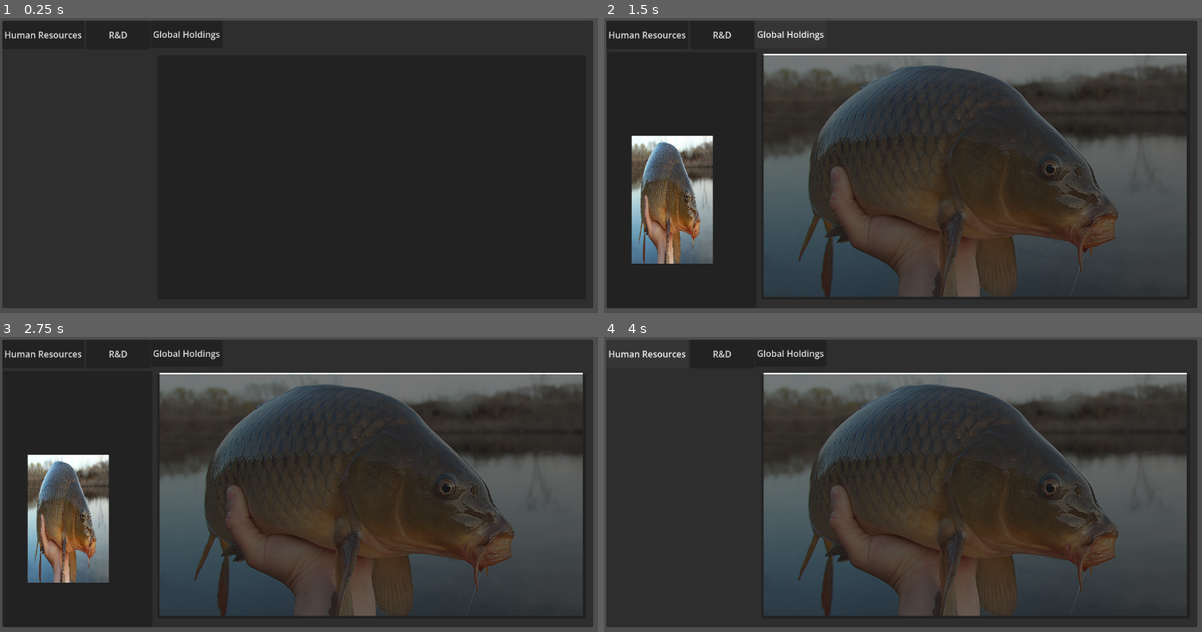
Above: before the commit, frames 1-4 (two rows, left to right).
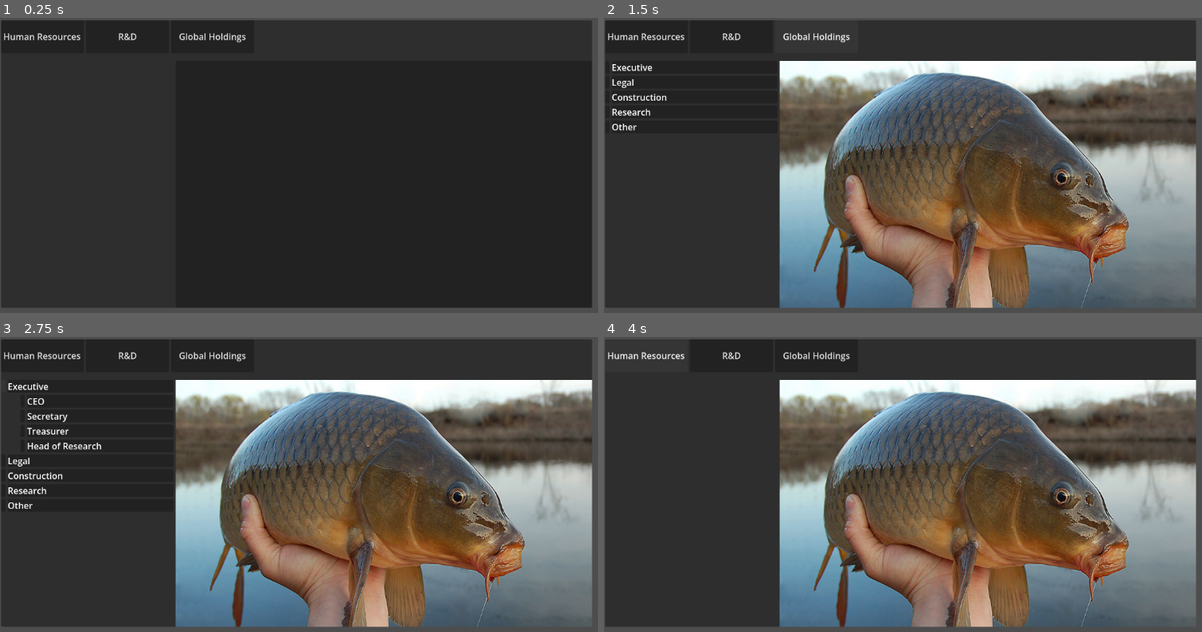
Above: after the commit, the same moments.

Repository: HuskyGameDev/2026f-team1
Game: Godot game, scene res://Assets/Scenes/canvas_layer.tscn
The game is run twice, just before and just after one commit, with the same random seed, the same clock (stepped at 60 frames per second) and the same inputs. Before the commit the project starts from res://canvas_layer.tscn.
Inputs (mouse positions are in pixels of both pictures, inside the frame that each line leads up to):
- Up to frame 1 (0.25 s): no input
- Up to frame 2 (1.5 s): click "Human Resources" at 0.5 s; click "Global Holdings" at 1.25 s
- Up to frame 3 (2.75 s): click (5, 387) at 2.02 s
- Up to frame 4 (4 s): click "R&D" at 2.75 s; click "Human Resources" at 3.5 s

The runs differ from the first frame. In frame 1, 0.9% of the frame differs, in the area x 0-100%, y 0-99%; in frame 2, 63%; in frame 3, 64%; in frame 4, 57%.

Commit message:
Added HR Menu and organized main codebase

Diff:
--- /dev/null
+++ b/the-wealth-of-nations/Assets/Scenes/canvas_layer.tscn
@@ -0,0 +1,64 @@
+[gd_scene format=3 uid="uid://d1im62adni5bv"]
+
+[ext_resource type="Script" uid="uid://blbgxenhwoewv" path="res://Assets/Scripts/UI/Main/hr.gd" id="1_38sx5"]
+[ext_resource type="Script" uid="uid://dbcmajl54ikjs" path="res://Assets/Scripts/UI/Main/map_button.gd" id="2_38sx5"]
+[ext_resource type="Texture2D" uid="uid://cvlc5f43f2bmv" path="res://Assets/Textures/LongIsland-Carp.jpg" id="3_38sx5"]
+[ext_resource type="PackedScene" uid="uid://d0u1616mnjhp7" path="res://Assets/Scenes/hr_menu.tscn" id="4_32q2e"]
+
+[node name="Main" type="CanvasLayer" unique_id=1113739007]
+
+[node name="Default Screen" type="Panel" parent="." unique_id=256505021]
+offset_left = 2.0
+offset_top = 4.0
+offset_right = 1072.0
+offset_bottom = 526.0
+
+[node name="Menu Tabs" type="HBoxContainer" parent="Default Screen" unique_id=1714804118]
+custom_minimum_size = Vector2(0, 60)
+layout_mode = 1
+offset_right = 329.0
+offset_bottom = 31.0
+
+[node name="HR" type="Button" parent="Default Screen/Menu Tabs" unique_id=1491577358 node_paths=PackedStringArray("hr_menu")]
+custom_minimum_size = Vector2(150, 0)
+layout_mode = 2
+text = "Human Resources"
+script = ExtResource("1_38sx5")
+hr_menu = NodePath("../../HR Menu")
+
+[node name="R&D" type="Button" parent="Default Screen/Menu Tabs" unique_id=1644264605]
+custom_minimum_size = Vector2(150, 0)
+layout_mode = 2
+text = "R&D"
+
+[node name="Map" type="Button" parent="Default Screen/Menu Tabs" unique_id=806792098]
+custom_minimum_size = Vector2(150, 0)
+layout_mode = 2
+text = "Global Holdings"
+script = ExtResource("2_38sx5")
+
+[node name="HR Menu" parent="Default Screen" unique_id=923998283 instance=ExtResource("4_32q2e")]
+layout_mode = 1
+anchors_preset = -1
+anchor_top = 0.142
+anchor_right = 0.29200003
+offset_top = -0.12400055
+offset_right = -0.44003296
+
+[node name="Income View" type="PanelContainer" parent="Default Screen" unique_id=543486703]
+layout_mode = 1
+anchors_preset = -1
+anchor_left = 0.29500002
+anchor_top = 0.142
+anchor_right = 1.0
+anchor_bottom = 1.0
+offset_left = 0.3499756
+offset_top = -0.12400055
+grow_horizontal = 2
+grow_vertical = 2
+
+[node name="LongIslandCarp" type="TextureRect" parent="Default Screen/Income View" unique_id=1628578132]
+unique_name_in_owner = true
+visible = false
+layout_mode = 2
+texture = ExtResource("3_38sx5")
--- /dev/null
+++ b/the-wealth-of-nations/Assets/Scenes/employee_display.tscn
@@ -0,0 +1,12 @@
+[gd_scene format=3 uid="uid://cl5v332s52e8s"]
+
+[ext_resource type="Script" uid="uid://bjfuip4er7ugw" path="res://Assets/Scenes/employee_display.gd" id="1_3b13m"]
+
+[node name="Employee Display" type="PanelContainer" unique_id=384054396 node_paths=PackedStringArray("name_display")]
+offset_right = 1.0
+offset_bottom = 23.0
+script = ExtResource("1_3b13m")
+name_display = NodePath("Name")
+
+[node name="Name" type="Label" parent="." unique_id=764226686]
+layout_mode = 2
--- /dev/null
+++ b/the-wealth-of-nations/Assets/Scenes/hr_menu.tscn
@@ -0,0 +1,25 @@
+[gd_scene format=3 uid="uid://d0u1616mnjhp7"]
+
+[ext_resource type="Script" uid="uid://c638g4ukwer23" path="res://Assets/Scripts/UI/HR/hr_menu.gd" id="1_l8gld"]
+[ext_resource type="PackedScene" uid="uid://bqseskxvo72y1" path="res://Assets/Scenes/tree_node.tscn" id="2_5cnm4"]
+[ext_resource type="PackedScene" uid="uid://cl5v332s52e8s" path="res://Assets/Scenes/employee_display.tscn" id="3_f6ddm"]
+
+[node name="HR Menu" type="Control" unique_id=923998283 node_paths=PackedStringArray("employee_tree")]
+layout_mode = 3
+anchors_preset = 15
+anchor_right = 1.0
+anchor_bottom = 1.0
+grow_horizontal = 2
+grow_vertical = 2
+script = ExtResource("1_l8gld")
+tree_node_scene = ExtResource("2_5cnm4")
+employee_display_scene = ExtResource("3_f6ddm")
+employee_tree = NodePath("Employee Tree")
+
+[node name="Employee Tree" type="VBoxContainer" parent="." unique_id=229512017]
+layout_mode = 1
+anchors_preset = 15
+anchor_right = 1.0
+anchor_bottom = 1.0
+grow_horizontal = 2
+grow_vertical = 2
--- /dev/null
+++ b/the-wealth-of-nations/Assets/Scenes/tree_node.tscn
@@ -0,0 +1,39 @@
+[gd_scene format=3 uid="uid://bqseskxvo72y1"]
+
+[ext_resource type="Script" uid="uid://dlnpbn2p26cg8" path="res://Assets/Scripts/tree_node.gd" id="1_jdicq"]
+
+[sub_resource type="StyleBoxEmpty" id="StyleBoxEmpty_3j3dn"]
+content_margin_left = 35.0
+
+[node name="Tree Node" type="VBoxContainer" unique_id=2069796481 node_paths=PackedStringArray("display", "expand_button", "label_display", "children_padding", "children_container")]
+offset_right = 269.0
+offset_bottom = 27.0
+script = ExtResource("1_jdicq")
+display = NodePath("Display")
+expand_button = NodePath("Display/Expand")
+label_display = NodePath("Display/Label Box/Label")
+children_padding = NodePath("Children Container")
+children_container = NodePath("Children Container/Children")
+
+[node name="Display" type="HBoxContainer" parent="." unique_id=835183942]
+layout_mode = 2
+
+[node name="Expand" type="Button" parent="Display" unique_id=345665623]
+layout_mode = 2
+
+[node name="Label Box" type="PanelContainer" parent="Display" unique_id=163701737]
+layout_mode = 2
+size_flags_horizontal = 3
+
+[node name="Label" type="Label" parent="Display/Label Box" unique_id=217694940]
+layout_mode = 2
+text = "lfsdkgjsdl;fjkgsdf;ljkgsdf;lkgjsd;flg"
+
+[node name="Children Container" type="PanelContainer" parent="." unique_id=509416890]
+visible = false
+layout_mode = 2
+size_flags_vertical = 3
+theme_override_styles/panel = SubResource("StyleBoxEmpty_3j3dn")
+
+[node name="Children" type="VBoxContainer" parent="Children Container" unique_id=414978070]
+layout_mode = 2
--- /dev/null
+++ b/the-wealth-of-nations/Assets/Scripts/Core/enums.gd
@@ -0,0 +1,111 @@
+class_name Enums
+
+const job_category_count : int = 5
+
+enum Job {
+	# Values with an underscore mark the beginning of a category
+	_EXECUTIVE,
+	CEO,
+	Secretary,
+	Treasurer,
+	Head_of_Research,
+
+	_LEGAL,
+	Copyright_Attorney,
+	Attorney,
+	Paralegal,
+	Legal_Intern,
+
+	_CONSTRUCTION,
+	Foreman,
+	Construction_Worker,
+	Machinist,
+
+	_RESEARCH,
+	Product_Designer,
+	Chemical_Researcher,
+	Electrical_Researcher,
+	Mechanical_Researcher,
+	Research_Intern,
+
+	_OTHER,
+	PR_Manager
+}
+
+# Also see job_get_category_id
+# If you get a weird category or an error for a job you implemented it may because you forgot to implement its ID and name here
+static func job_get_category_name(job : Job) -> String:
+	return job_get_category_name_from_category_id(job_get_category_id(job))
+
+static func job_get_category_name_from_category_id(id : int) -> String:
+	match id:
+		0:
+			return "Executive"
+		1:
+			return "Legal"
+		2:
+			return "Construction"
+		3:
+			return "Research"
+		4:
+			return "Other"
+		_:
+			push_error("Name not implemented for category ID " + str(id) + "! Returning empty string...")
+			return ""
+
+static func job_get_category_id(job : Job) -> int:
+	match job:
+		# These should be in reverse order of value
+		var v when v >= Job._OTHER:
+			return 4
+		var v when v >= Job._RESEARCH:
+			return 3
+		var v when v >= Job._CONSTRUCTION:
+			return 2
+		var v when v >= Job._LEGAL:
+			return 1
+		var v when v >= Job._EXECUTIVE:
+			return 0
+		_:
+			push_error("Category not implemented for job ID " + str(job) + "! Returning -1...")
+			return -1
+
+static func job_get_name(job : Job) -> String:
+	match job:
+		Job.CEO:
+			return "CEO"
+		Job.Secretary:
+			return "Secretary"
+		Job.Treasurer:
+			return "Treasurer"
+		Job.Head_of_Research:
+			return "Head of Research"
+		Job.Copyright_Attorney:
+			return "Copyright Attorney"
+		Job.Attorney:
+			return "Attorney"
+		Job.Paralegal:
+			return "Paralegal"
+		Job.Legal_Intern:
+			return "Legal Intern"
+		Job.Foreman:
+			return "Foreman"
+		Job.Construction_Worker:
+			return "Construction Worker"
+		Job.Machinist:
+			return "Machinist"
+		Job.Product_Designer:
+			return "Product Designer"
+		Job.Chemical_Researcher:
+			return "Chemical Researcher"
+		Job.Electrical_Researcher:
+			return "Electrical Researcher"
+		Job.Mechanical_Researcher:
+			return "Mechanical Researcher"
+		Job.Research_Intern:
+			return "Research Intern"
+		Job.PR_Manager:
+			return "PR Manager"
+		_:
+			push_error("Name not implemented for job ID " + str(job) + "! Returning empty string...")
+			return ""
--- /dev/null
+++ b/the-wealth-of-nations/Assets/Scripts/Core/globals.gd
@@ -0,0 +1,52 @@
+extends Node
+
+signal employee_modified(emp : Employee) ## Emits when any added employee is modified, does not emit when order is changed or employee is added or removed. Binds the modified employee
+signal employee_added(emp : Employee) ## Emits when an employee is added. Binds the added employee
+signal employee_removed(emp : Employee) ## Emits when an employee is removed. Binds the added employee. Note that this occurs AFTER the removal so the index will be listed as -1
+signal before_employee_removed(emp : Employee) ## Like employee_removed, but is called before the removal instead of after. Useful if you want the index
+
+var employees : Array[Employee] ## This array should not be modified directly due to employee indexes needing to be updated! Please use the setters instead. (You can read it tho)
+
+func _on_employee_modified(emp : Employee):
+	employee_modified.emit(emp)
+
+func append_employee(emp : Employee) -> void:
+	emp.index = employees.size()
+	emp.modified.connect(_on_employee_modified.bind(emp))
+	employees.append(emp)
+
+	employee_added.emit(emp)
+
+func remove_employee(index : int) -> Employee:
+	before_employee_removed.emit(employees[index])
+
+	var temp : Employee = employees.pop_at(index)
+	temp.modified.disconnect(_on_employee_modified.bind(temp))
+	temp.index = -1
+
+	for i : int in range(index, employees.size()):
+		employees[i].index = i
+
+	employee_removed.emit(temp)
+
+	return temp
+
+func insert_employee(index : int, emp : Employee) -> void:
+	emp.index = index
+	emp.modified.connect(_on_employee_modified.bind(emp))
+	employees.insert(index, emp)
+
+	for i : int in range(index + 1, employees.size()):
+		employees[i].index = i
+
+	employee_added.emit(emp)
+
+func move_employee(from : int, to : int) -> void:
+	var temp : Employee = employees.pop_at(from)
+	employees.insert(to, temp)
+
+	for i : int in range(min(from, to), max(from, to) + 1):
+		employees[i].index = i
+
+func get_employee(index : int) -> Employee:
+	return employees[index]
--- /dev/null
+++ b/the-wealth-of-nations/Assets/Scripts/UI/HR/employee.gd
@@ -0,0 +1,23 @@
+class_name Employee
+
+signal modified
+
+var bound_display : EmployeeDisplay # For the HR Menu
+
+var index : int = -1 ## Unique ID that points to a position in the employees array. Does not call modified signal when changed bc it shouldn't be touched outside Globals anyway
+var name : String :
+	get:
+		return name
+	set(val):
+		name = val
+		modified.emit()
+var job : Enums.Job :
+	get:
+		return job
+	set(val):
+		job = val
+		modified.emit()
+
+func _init(_name : String, _job : Enums.Job) -> void:
+	self.name = _name
+	self.job = _job
--- /dev/null
+++ b/the-wealth-of-nations/Assets/Scripts/UI/HR/employee_display.gd
@@ -0,0 +1,25 @@
+extends Control
+class_name EmployeeDisplay
+
+@export var name_display : Label
+
+var bound_employee : Employee = null
+
+func bind_employee(emp : Employee) -> void:
+	if (bound_employee != null):
+		bound_employee.modified.disconnect(_update)
+		bound_employee.bound_display = null
+
+	bound_employee = emp
+	emp.bound_display = self
+	bound_employee.modified.connect(_update)
+	_update()
+
+func _update() -> void:
+	name_display.text = bound_employee.name
+
+func _notification(what):
+	if what == NOTIFICATION_PREDELETE:
+		bound_employee.modified.disconnect(_update)
+		bound_employee.bound_display = null
+		bound_employee = null
--- /dev/null
+++ b/the-wealth-of-nations/Assets/Scripts/UI/HR/hr_menu.gd
@@ -0,0 +1,48 @@
+extends Control
+class_name HRMenu
+
+@export var tree_node_scene : PackedScene
+@export var employee_display_scene : PackedScene
+@export var employee_tree : VBoxContainer
+
+var category_nodes : Array[TreeNode]
+var job_nodes : Array[TreeNode]
+
+func _ready() -> void:
+	# INITIALIZE EMPLOYEE TREE #
+	category_nodes.resize(Enums.job_category_count)
+	job_nodes.resize(Enums.Job.size()) # This could technically be more compact but for simplicity's sake I'll just let the indexes be the job ID
+
+	var last_category_id : int = -1
+	var category_node : TreeNode
+	@warning_ignore("int_as_enum_without_cast")
+	for job : Enums.Job in Enums.Job.size():
+		if (Enums.job_get_category_id(job) != last_category_id):
+			last_category_id = Enums.job_get_category_id(job)
+
+			category_node = tree_node_scene.instantiate()
+			category_node.label = Enums.job_get_category_name_from_category_id(last_category_id)
+			employee_tree.add_child(category_node)
+			category_nodes[last_category_id] = category_node
+
+			continue
+
+		var node : TreeNode = tree_node_scene.instantiate()
+		node.label = Enums.job_get_name(job)
+		category_node.add_to_children(node)
+		job_nodes[job as int] = node
+
+	for emp : Employee in Globals.employees:
+		add_employee_to_tree(emp)
+	Globals.employee_added.connect(add_employee_to_tree)
+	Globals.employee_removed.connect(remove_employee_from_tree)
+
+func add_employee_to_tree(emp : Employee):
+	var new : EmployeeDisplay = employee_display_scene.instantiate()
+	new.bind_employee(emp)
+	job_nodes[emp.job as int].add_to_children(new)
+
+func remove_employee_from_tree(emp : Employee):
+	var targ : EmployeeDisplay = emp.bound_display
+	job_nodes[emp.job as int].remove_from_children(targ)
+	targ.queue_free()
--- /dev/null
+++ b/the-wealth-of-nations/Assets/Scripts/UI/HR/tree_node.gd
@@ -0,0 +1,38 @@
+extends VBoxContainer
+class_name TreeNode
+
+var label : String :
+	get:
+		return label_display.text
+	set(val):
+		label_display.text = val
+var showing_children : bool :
+	get:
+		return children_padding.visible
+	set(val):
+		children_padding.visible = val
+
+@export var display : Control
+@export var expand_button : Button
+@export var label_display : Label
+@export var children_padding : PanelContainer
+@export var children_container : VBoxContainer
+
+func _ready() -> void:
+	showing_children = false
+	expand_button.pressed.connect(_expand_pressed)
+
+func add_to_children(ctrl : Control) -> void: ## Use this instead of add_child for proper tree behavior
+	children_container.add_child(ctrl)
+
+func remove_from_children(ctrl : Control) -> void: ## Use this instead of add_child for proper tree behavior
+	children_container.remove_child(ctrl)
+
+func get_from_children(idx : int) -> Control: ## Use this instead of get_child for proper tree behavior
+	return children_container.get_child(idx)
+
+func move_in_children(ctrl : Control, idx : int) -> void: ## Use this instead of move_child for proper tree behavior
+	children_container.move_child(ctrl, idx)
+
+func _expand_pressed() -> void:
+	showing_children = !showing_children
--- /dev/null
+++ b/the-wealth-of-nations/Assets/Scripts/UI/Main/hr.gd
@@ -0,0 +1,15 @@
+extends Button
+@export var hr_menu : Control
+# Called when the node enters the scene tree for the first time.
+func _ready() -> void:
+	hr_menu.visible = false
+	pressed.connect(_on_pressed)
+
+# Connected in ready, so this method calls every time the button is fully pressed (pressed down and released by default)
+func _on_pressed() -> void:
+	hr_menu.visible = !hr_menu.visible
+
+# Close menu if you press escape
+func _unhandled_input(event: InputEvent) -> void:
+	if event.is_action_pressed("ui_cancel"):
+		hr_menu.visible = false
--- a/the-wealth-of-nations/Scripts/mapButton.gd
+++ b/the-wealth-of-nations/Assets/Scripts/UI/Main/map_button.gd
@@ -6,10 +6,6 @@
 	carp.visible = false
 	pressed.connect(_on_pressed)
 
-
-# Called every frame. 'delta' is the elapsed time since the previous frame.
-func _process(delta: float) -> void:
-	pass
 # I will endeavor to find out what this does later. It was in the guide.
 func _on_pressed() -> void:
 	carp.visible = not carp.visible
--- a/the-wealth-of-nations/Scripts/hr.gd
+++ /dev/null
@@ -1,20 +0,0 @@
-extends Button
-# This carp variable IS the carp image. It Like that is what it is in it's entirety.
-@onready var humanResources = %HumanResources
-# Called when the node enters the scene tree for the first time.
-func _ready() -> void:
-	humanResources.visible = false
-	pressed.connect(_on_pressed)
-
-
-# Called every frame. 'delta' is the elapsed time since the previous frame.
-func _process(delta: float) -> void:
-	pass
-# I will endeavor to find out what this does later. It was in the guide.
-func _on_pressed() -> void:
-	humanResources.visible = not humanResources.visible
-
-# Close image if you press escape
-func _unhandled_input(event: InputEvent) -> void:
-	if event.is_action_pressed("ui_cancel"):
-		humanResources.visible = false
--- a/the-wealth-of-nations/canvas_layer.tscn
+++ /dev/null
@@ -1,76 +0,0 @@
-[gd_scene load_steps=4 format=3 uid="uid://d1im62adni5bv"]
-
-[ext_resource type="Script" uid="uid://blbgxenhwoewv" path="res://Scripts/hr.gd" id="1_37rai"]
-[ext_resource type="Script" uid="uid://dbcmajl54ikjs" path="res://Scripts/mapButton.gd" id="1_tg4cr"]
-[ext_resource type="Texture2D" uid="uid://cvlc5f43f2bmv" path="res://Assets/LongIsland-Carp.jpg" id="1_v2lfg"]
-
-[node name="CanvasLayer" type="CanvasLayer"]
-
-[node name="defaultScreen" type="PanelContainer" parent="."]
-offset_left = 4.0
-offset_top = 5.0
-offset_right = 1074.0
-offset_bottom = 527.0
-
-[node name="Control" type="Control" parent="defaultScreen"]
-layout_mode = 2
-
-[node name="HR" type="Button" parent="defaultScreen/Control"]
-layout_mode = 0
-offset_right = 72.0
-offset_bottom = 51.0
-text = "Human Resources"
-script = ExtResource("1_37rai")
-
-[node name="R&D" type="Button" parent="defaultScreen/Control"]
-layout_mode = 1
-anchors_preset = -1
-anchor_left = 0.071
-anchor_top = 0.012
-anchor_right = 0.071
-anchor_bottom = 0.012
-offset_left = 76.03
-offset_top = -6.264
-offset_right = 192.03
-offset_bottom = 45.736
-text = "R&D"
-
-[node name="Map" type="Button" parent="defaultScreen/Control"]
-layout_mode = 0
-offset_left = 269.0
-offset_right = 385.0
-offset_bottom = 49.0
-text = "Global Holdings"
-script = ExtResource("1_tg4cr")
-
-[node name="LongIslandCarp" type="Sprite2D" parent="defaultScreen"]
-unique_name_in_owner = true
-visible = false
-position = Vector2(668, 280.50003)
-scale = Vector2(1.0213333, 1.1025)
-texture = ExtResource("1_v2lfg")
-
-[node name="HumanResources" type="PanelContainer" parent="."]
-unique_name_in_owner = true
-offset_left = 6.0
-offset_top = 62.0
-offset_right = 276.0
-offset_bottom = 526.0
-
-[node name="LongIslandCarp" type="Sprite2D" parent="HumanResources"]
-position = Vector2(118.00006, 268)
-scale = Vector2(0.196, 0.58)
-texture = ExtResource("1_v2lfg")
-
-[node name="incomeView" type="PanelContainer" parent="."]
-anchors_preset = -1
-anchor_left = 0.24700001
-anchor_top = 0.105000004
-anchor_right = 0.92100006
-anchor_bottom = 0.78900003
-offset_left = 0.45599365
-offset_top = -0.040000916
-offset_right = 0.00793457
-offset_bottom = -0.2720337
-
-[connection signal="pressed" from="defaultScreen/Control/HR" to="defaultScreen/Control/HR" method="_on_pressed"]
--- a/the-wealth-of-nations/project.godot
+++ b/the-wealth-of-nations/project.godot
@@ -8,9 +8,17 @@
 
 config_version=5
 
+[animation]
+
+compatibility/default_parent_skeleton_in_mesh_instance_3d=true
+
 [application]
 
 config/name="The Wealth of Nations"
-run/main_scene="res://canvas_layer.tscn"
-config/features=PackedStringArray("4.5", "Forward Plus")
-config/icon="res://Assets/icon.svg"
+run/main_scene="res://Assets/Scenes/canvas_layer.tscn"
+config/features=PackedStringArray("4.7", "Forward Plus")
+config/icon="res://icon.svg"
+
+[autoload]
+
+Globals="*uid://ct6ndp36p6my1"
Not shown, added: the-wealth-of-nations/Assets/Scripts/Core/enums.gd.uid
Not shown, added: the-wealth-of-nations/Assets/Scripts/Core/globals.gd.uid
Renamed: the-wealth-of-nations/Scripts/contracts_active.gd -> the-wealth-of-nations/Assets/Scripts/UI/Contracts/contracts_active.gd
Renamed: the-wealth-of-nations/Scripts/contracts_active.gd.uid -> the-wealth-of-nations/Assets/Scripts/UI/Contracts/contracts_active.gd.uid
Renamed: the-wealth-of-nations/Scripts/contracts_button.gd -> the-wealth-of-nations/Assets/Scripts/UI/Contracts/contracts_button.gd
Renamed: the-wealth-of-nations/Scripts/contracts_button.gd.uid -> the-wealth-of-nations/Assets/Scripts/UI/Contracts/contracts_button.gd.uid
Not shown, added: the-wealth-of-nations/Assets/Scripts/UI/HR/employee.gd.uid
Not shown, added: the-wealth-of-nations/Assets/Scripts/UI/HR/employee_display.gd.uid
Not shown, added: the-wealth-of-nations/Assets/Scripts/UI/HR/hr_menu.gd.uid
Not shown, added: the-wealth-of-nations/Assets/Scripts/UI/HR/tree_node.gd.uid
Renamed: the-wealth-of-nations/Scripts/button.gd -> the-wealth-of-nations/Assets/Scripts/UI/Main/button.gd
Renamed: the-wealth-of-nations/Scripts/button.gd.uid -> the-wealth-of-nations/Assets/Scripts/UI/Main/button.gd.uid
(and 8 more such lines)
